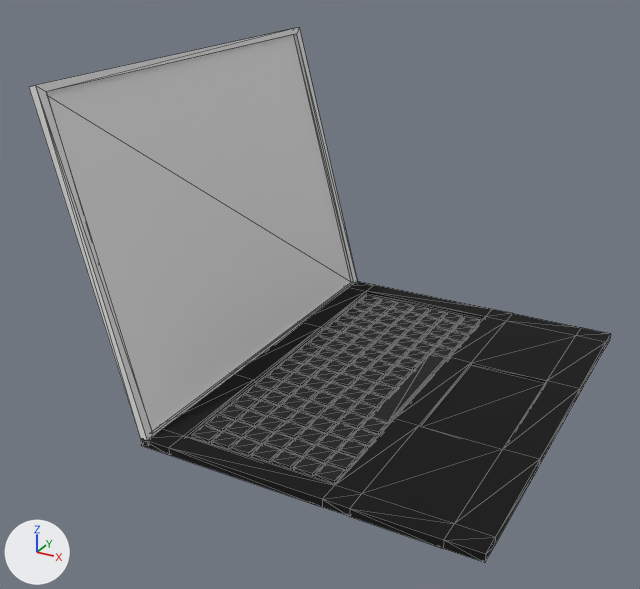
An edit to the glTF model public/meshes/laptop/laptop.gltf, drawn before and after from the same camera.
Rendered twice from a 50 mm camera at (1.91, -4.5, 2.74) aimed at (-0.42, -0.26, 0.62). Lighting does not change. The marker at lower left points along +X, +Y and +Z. The older version comes first. Mesh edges are drawn as thin lines. Where no turn or scale is listed for an object, it has been applied to the vertices. Vertices at exactly the same position are counted once.

The first picture shows 'Boitier', 'Clavier', 'Screen'.
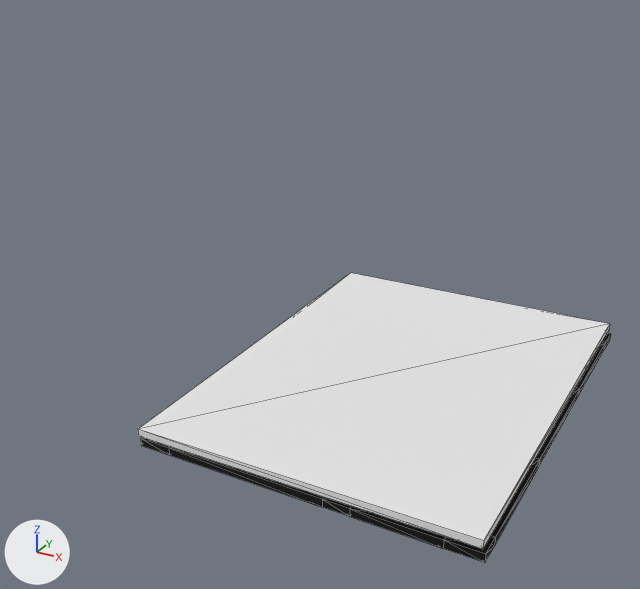
Changed parts and their boxes (x1, y1, x2, y2) in the pictures (640 x 589 px; the box of a moved part takes in the faces that stretch with it):
'Screen', reshaped, moved, turned: before (29, 27, 357, 444); after (138, 273, 610, 549)
part 1 of me_cube_001, moved or reshaped: before (29, 27, 355, 444); after (138, 273, 610, 549)
part 2 of me_cube_001, moved or reshaped (not visible afterwards): before (46, 27, 357, 433)
'Boitier', unchanged, covered by the edit: before (141, 281, 611, 563); after (141, 333, 611, 563)
'Clavier', unchanged, covered by the edit: before (192, 295, 480, 483)

Diff of the bpy script that builds the scene:
```diff
--- a/public/meshes/laptop/laptop.gltf.py
+++ b/public/meshes/laptop/laptop.gltf.py
@@ me_cube_001 @@
 # used by ob_screen; location = (-1.217, 0.0, 0.953); rotation_euler = (0.0, -1.833, 0.0), in degrees (0, -105, 0); scale = (1.0, 1.3, 0.0239)
-me_cube_001.from_pydata(...)  # 16 vertices, 28 faces; spans x -1.0..1.0, y -1.0..1.0, z -1.0..1.0
+me_cube_001.from_pydata(...)  # 16 vertices, 28 faces; spans x -0.01..1.99, y -0.99..1.01, z -0.07..2.07
+# me_cube_001 part 1: all 4 vertices in x -1.0..1.0, y -1.0, z -1.0..1.0 are moved by (0.99, 0.01, 0.93)
+# me_cube_001 part 2: all 12 vertices in x -1.0..1.0, y -0.96..1.0, z -1.0..1.0 are moved by (0.99, 0.01, 1.07)
 me_cube_001.materials.append(mat_screen)
@@ ob_screen @@
 ob_screen = bpy.data.objects.new('Screen', me_cube_001)
-ob_screen.location = (-1.217, 0.0, 0.953)
-ob_screen.rotation_euler = (0.0, -1.833, 0.0)  # degrees (0, -105, 0)
+ob_screen.location = (-0.992, -0.014, 0.033)
+ob_screen.rotation_euler = (0.0, -0.00792, 0.0)  # degrees (0, -0.5, 0)
 ob_screen.scale = (1.0, 1.3, 0.0239)
```
